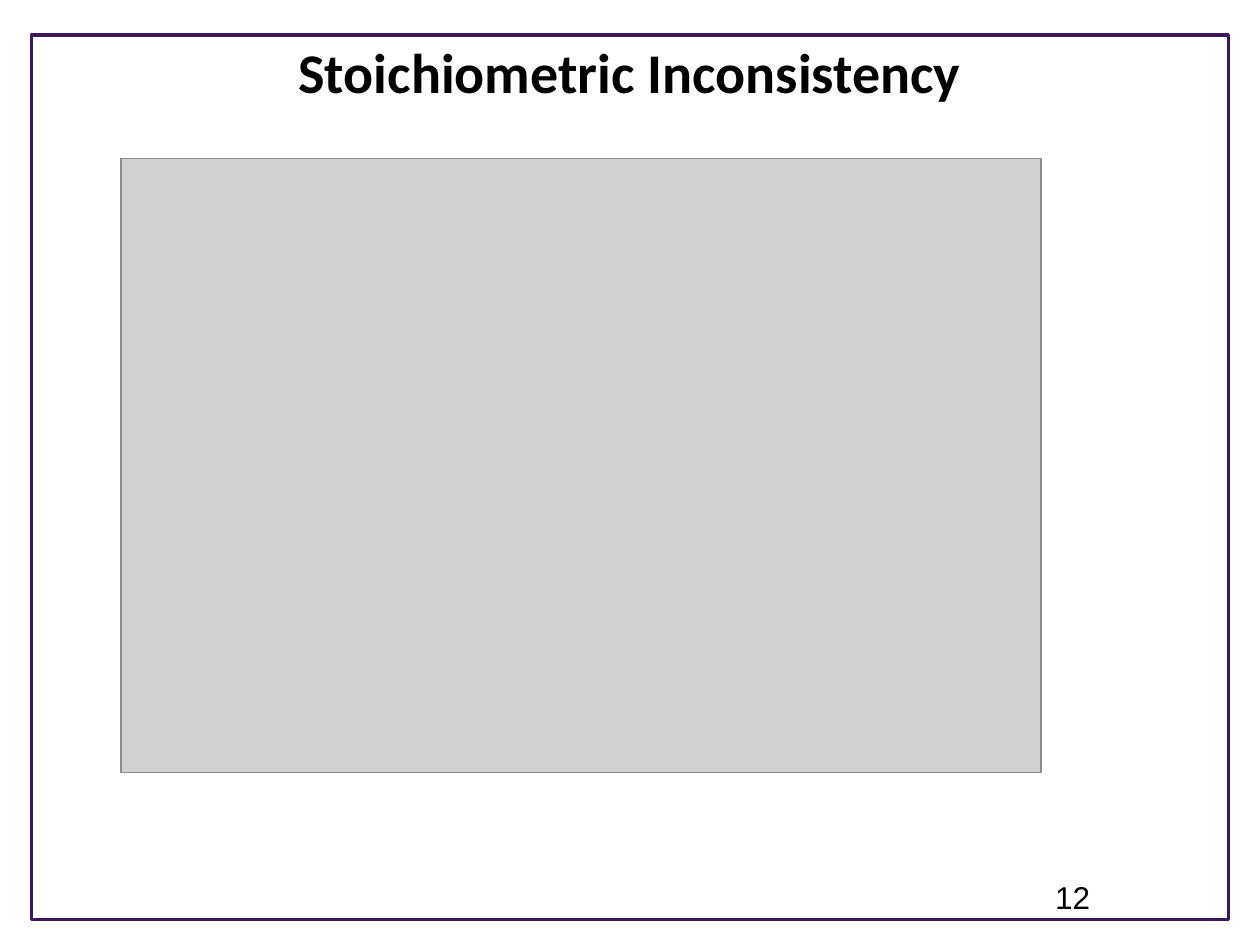
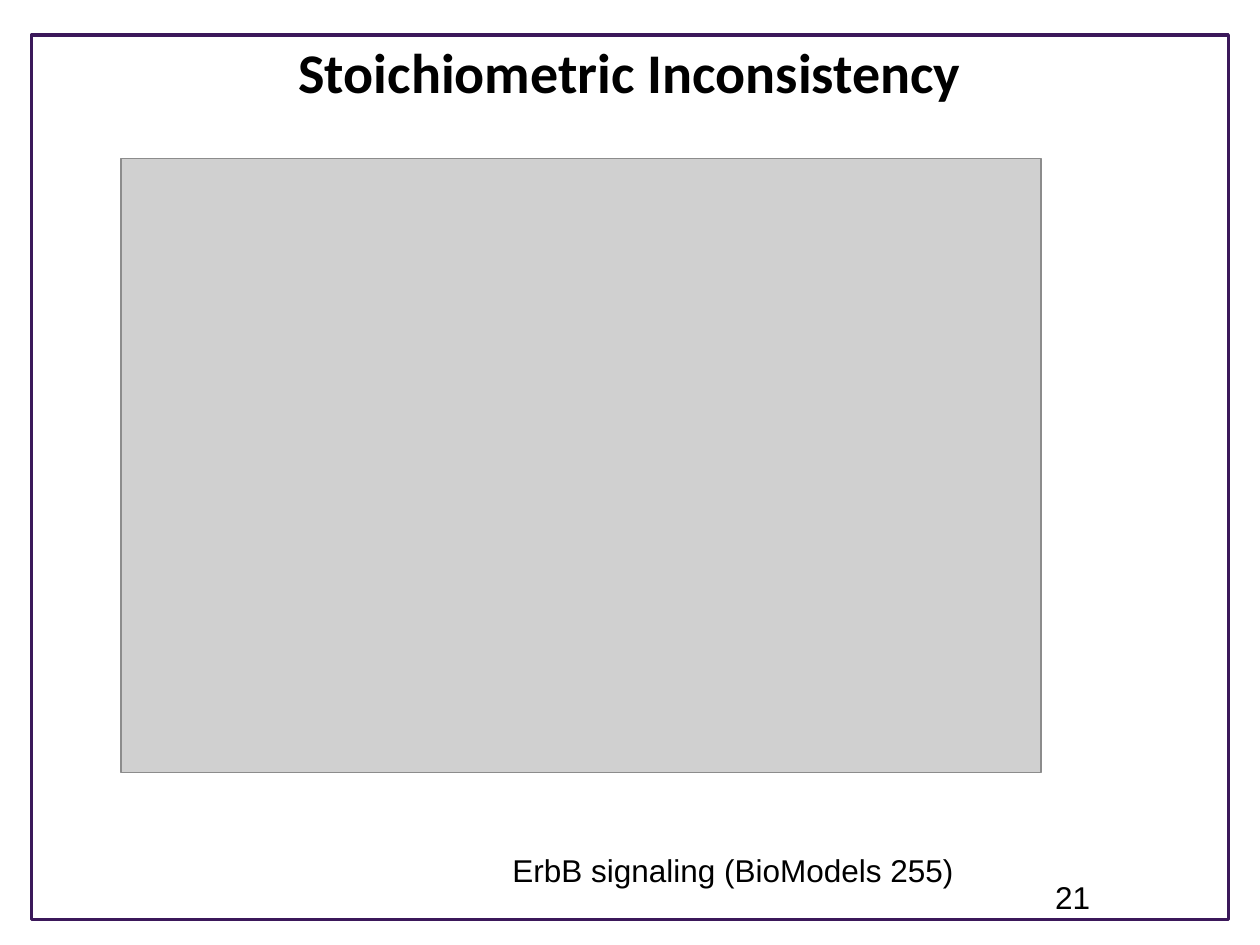
Before and after one commit to ModelEngineering/advancing-biomedical-models, a slide deck: slide 21 of lecture_15/15_static_testing.pptx (slide 12 before the commit). Drawn at 1260x945 pixels with LibreOffice and Linux fonts; fonts in the diff are those of the drawing; grey boxes stand for pictures; background and template pictures are left out. Boxes give left, top, right and bottom in pixels: in the first picture for what was removed or moved away, otherwise in the second. Text is boxed around its words. In the diff, an @@ line names an element or a change of style, - is before the commit and + after.

```diff
--- a/lecture_15/15_static_testing.pptx
+++ b/lecture_15/15_static_testing.pptx
@@ text added at <box>512,859,953,888</box>, 18 pt, text #000000 @@
+ErbB signaling (BioModels 255)
@@ page number at <box>1055,887,1090,909</box>: text changed @@
-12
+21
```
Also in this commit, not shown: 1 other slide changed, 7 slides added, 1 slide removed.
